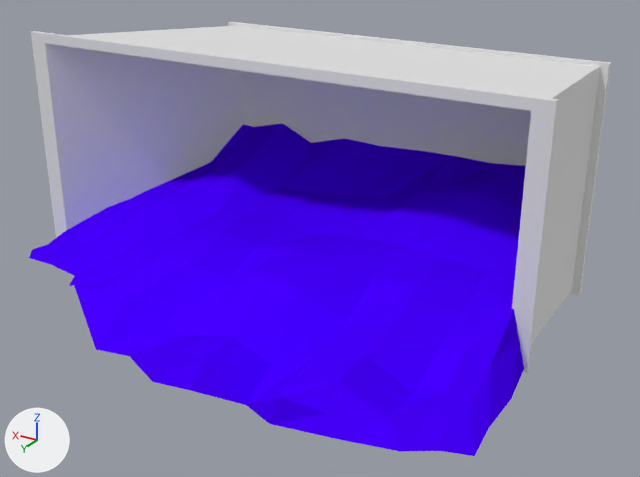
Before and after pictures for a commit that changed the Blender file Assets/Meshes/Buildings/Other/IndustrialTub.blend.
Rendered twice from a 50 mm lens placed at (-2.89, 6.28, 1.94), pointed at (0.48, 0.66, -0.87). The lights are fixed; the arrows at lower left show +X, +Y and +Z.
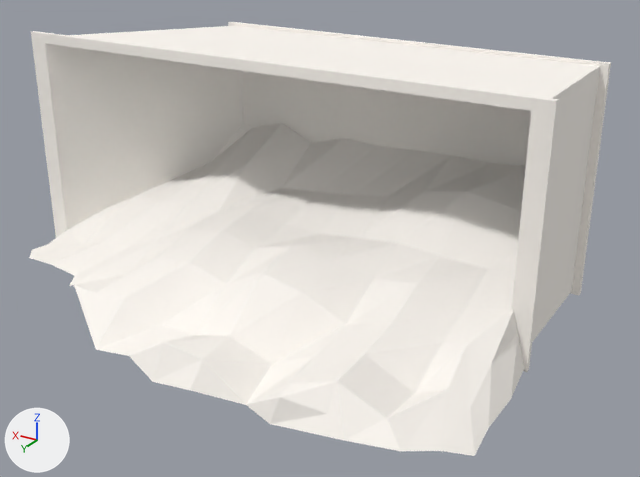
Location of each change, (x1, y1, x2, y2) in pixels of the pictures (640 x 477 px):
'Cube', recoloured (purple to white)
    both: (29, 22, 611, 456)
part 1 of me_cube_018, recoloured
    both: (31, 22, 611, 372)

Diff of the bpy script that builds the scene:
```diff
--- a/Assets/Meshes/Buildings/Other/IndustrialTub.blend.py
+++ b/Assets/Meshes/Buildings/Other/IndustrialTub.blend.py
@@ mat_middlebuildingdiffuse_001 @@
 mat_middlebuildingdiffuse_001 = diffuse_material('MiddleBuildingDiffuse.001')
-mat_middlebuildingdiffuse_001.base_color = (0.0662, 0.0, 1.0)  # purple #4900ff
+mat_middlebuildingdiffuse_001.base_color = (1.0, 0.958, 0.904)  # white #fffaf4
@@ me_cube_018 @@
 me_cube_018.from_pydata(...)  # 140 vertices, 117 faces, 2 loose edges; spans x -1.87..2.97, y -0.76..2.28, z -1.08..0.93
 # used by ob_cube; location = (0.483, 0.043, -0.418)
+# me_cube_018 part 1: all 36 faces that had it switch from no material to mat_middlebuildingdiffuse_001 (its picture is missing)
```
